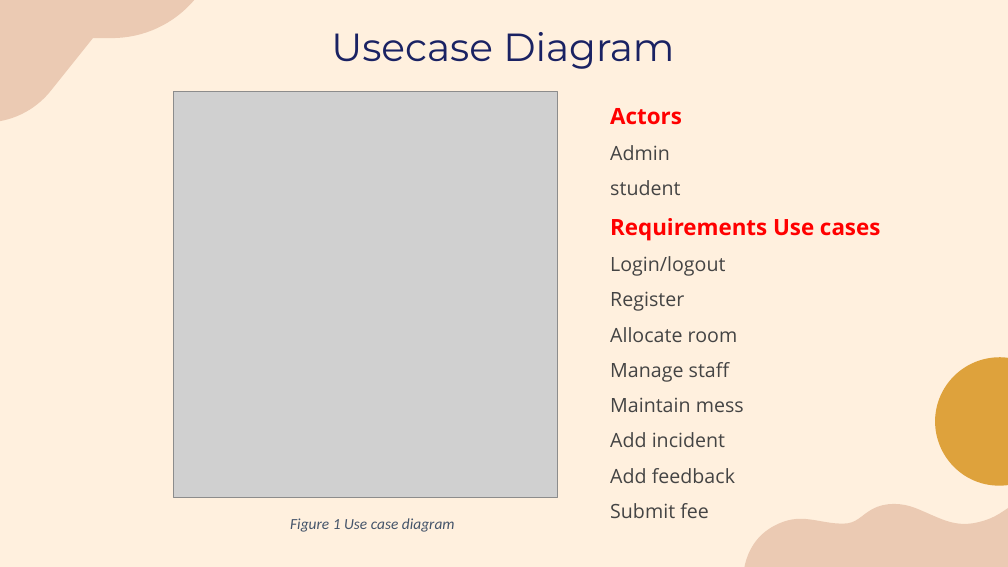
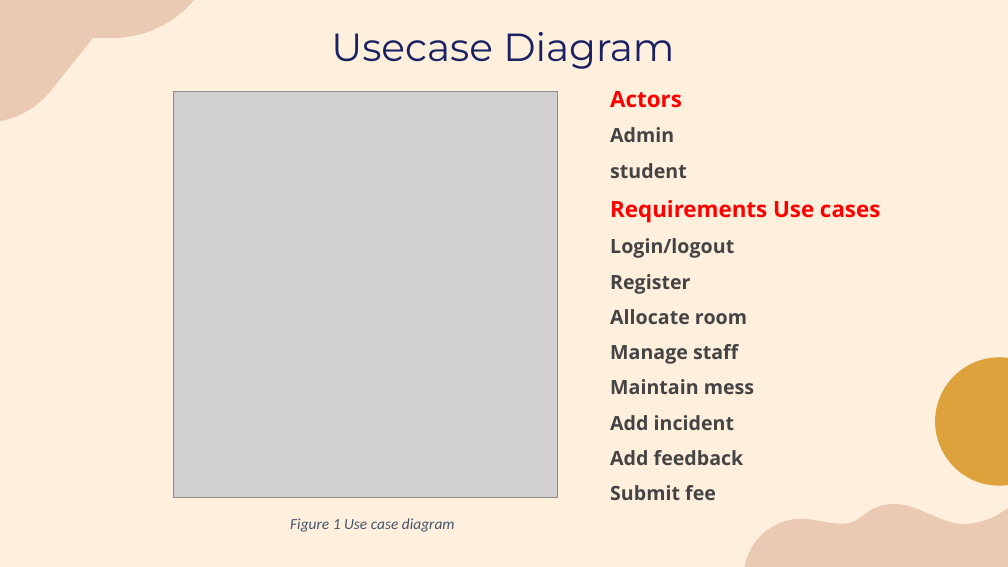
Before and after one commit to laibabintatahir/SRS-HMS, a slide deck: slide 13 of SRS_Presentation.pptx. Drawn at 1008x567 pixels with LibreOffice and Linux fonts; fonts in the diff are those of the drawing; grey boxes stand for pictures. Boxes give left, top, right and bottom in pixels: in the first picture for what was removed or moved away, otherwise in the second. Text is boxed around its words. In the diff, an @@ line names an element or a change of style, - is before the commit and + after.

```diff
--- a/SRS_Presentation.pptx
+++ b/SRS_Presentation.pptx
@@ text "Actors": place and size @@
-text "Actors" at (610,108,880,518)
+text "Actors" at (610,91,880,500)
@@ text at (610,127,754,500): bold on in "Admin", "student", "Login/logout", "Register" and 6 more places @@
```
Also in this commit, not shown: 20 other slides changed.
